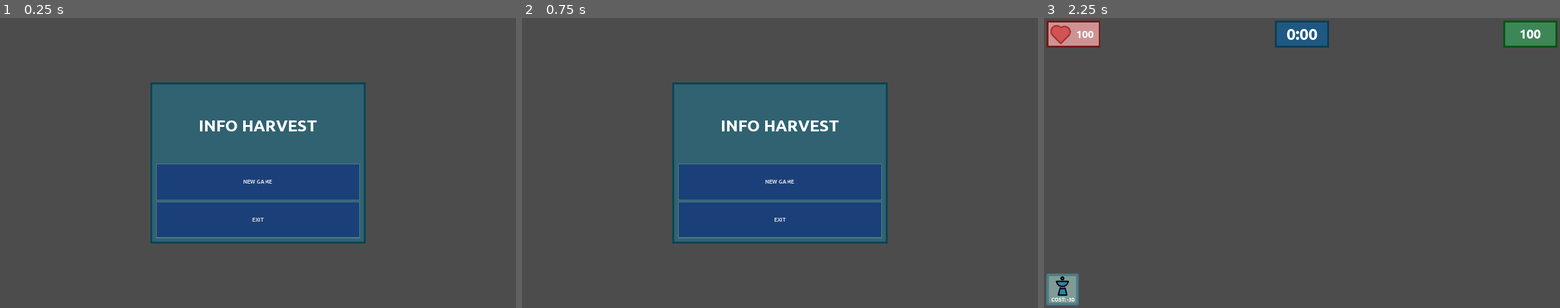
Above: before the commit, frames 1-3 (left to right).
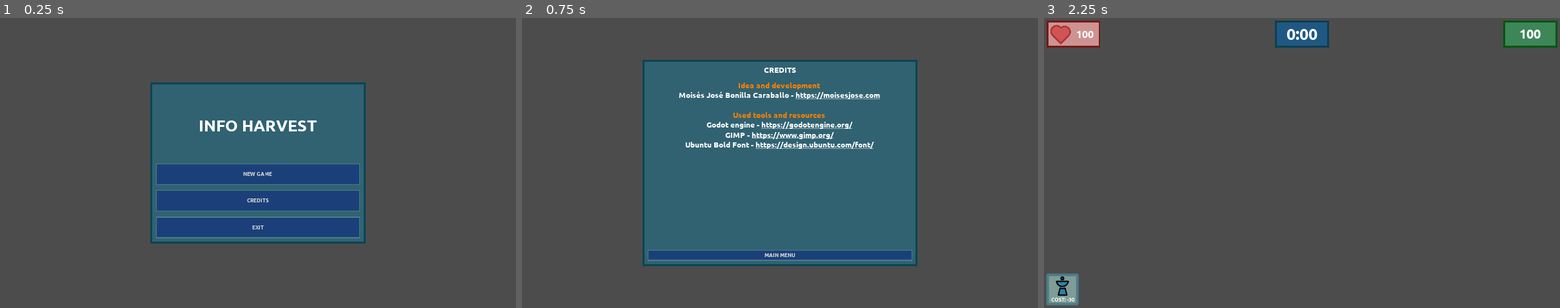
Above: after the commit, the same moments.

Repository: moisesjbc/info-harvest
Game: Godot game, scene res://menus/main_menu/main_menu.tscn
The game is run twice, just before and just after one commit, with the same random seed, the same clock (stepped at 60 frames per second) and the same inputs.
Inputs (mouse positions are in pixels of both pictures, inside the frame that each line leads up to):
- Up to frame 1 (0.25 s): no input
- Up to frame 2 (0.75 s): click (780, 200) at 0.5 s, where only the run after the commit has a clickable "CREDITS"
- Up to frame 3 (2.25 s): click (1302, 255) at 1.25 s, where only the run after the commit has a clickable "MAIN MENU"; click "NEW GAME" at 2 s

The runs differ from the first frame. In frame 1, 2.3% of the frame differs, in the area x 30-70%, y 53-73%; in frame 2, 28%, in the area x 23-77%, y 14-86%; in frame 3, nothing differs.

Commit message:
Add credits menu

Diff:
--- /dev/null
+++ b/godot-project/menus/credits_menu/credits_menu.gd
@@ -0,0 +1,9 @@
+extends Control
+
+
+func _on_credits_meta_clicked(meta):
+	OS.shell_open(meta)
+
+
+func _on_main_menu_button_pressed():
+	get_tree().change_scene("res://menus/main_menu/main_menu.tscn")
--- /dev/null
+++ b/godot-project/menus/credits_menu/credits_menu.tscn
@@ -0,0 +1,92 @@
+[gd_scene load_steps=7 format=2]
+
+[ext_resource path="res://gui/panel/panel.tscn" type="PackedScene" id=1]
+[ext_resource path="res://fonts/Ubuntu-B.ttf" type="DynamicFontData" id=2]
+[ext_resource path="res://menus/credits_menu/credits_menu.gd" type="Script" id=3]
+[ext_resource path="res://gui/button/button.tscn" type="PackedScene" id=4]
+
+[sub_resource type="DynamicFont" id=1]
+size = 30
+font_data = ExtResource( 2 )
+
+[sub_resource type="DynamicFont" id=2]
+size = 30
+font_data = ExtResource( 2 )
+
+[node name="credits_menu" type="Control"]
+anchor_right = 1.0
+anchor_bottom = 1.0
+script = ExtResource( 3 )
+
+[node name="center_container" type="CenterContainer" parent="."]
+anchor_right = 1.0
+anchor_bottom = 1.0
+
+[node name="panel" parent="center_container" instance=ExtResource( 1 )]
+margin_left = 448.0
+margin_top = 156.0
+margin_right = 1472.0
+margin_bottom = 924.0
+rect_min_size = Vector2( 1024, 768 )
+
+[node name="margin_container2" type="MarginContainer" parent="center_container/panel"]
+anchor_right = 1.0
+anchor_bottom = 1.0
+custom_constants/margin_right = 20
+custom_constants/margin_top = 20
+custom_constants/margin_left = 20
+custom_constants/margin_bottom = 20
+
+[node name="vbox_container" type="VBoxContainer" parent="center_container/panel/margin_container2"]
+margin_left = 20.0
+margin_top = 20.0
+margin_right = 1004.0
+margin_bottom = 748.0
+custom_constants/separation = 20
+
+[node name="title" type="Label" parent="center_container/panel/margin_container2/vbox_container"]
+margin_right = 984.0
+margin_bottom = 34.0
+custom_fonts/font = SubResource( 1 )
+text = "CREDITS"
+align = 1
+valign = 1
+
+[node name="scroll_container" type="ScrollContainer" parent="center_container/panel/margin_container2/vbox_container"]
+margin_top = 54.0
+margin_right = 984.0
+margin_bottom = 668.0
+size_flags_horizontal = 3
+size_flags_vertical = 3
+
+[node name="credits" type="RichTextLabel" parent="center_container/panel/margin_container2/vbox_container/scroll_container"]
+margin_right = 980.0
+margin_bottom = 600.0
+rect_min_size = Vector2( 980, 600 )
+custom_fonts/normal_font = SubResource( 2 )
+bbcode_enabled = true
+bbcode_text = "[center][color=#ff8000]Idea and development[/color]
+Moisés José Bonilla Caraballo - [url=https://moisesjose.com]https://moisesjose.com[/url]
+
+[color=#ff8000]Used tools and resources[/color]
+Godot engine - [url=https://godotengine.org/]https://godotengine.org/[/url]
+GIMP - [url=https://www.gimp.org/]https://www.gimp.org/[/url]
+Ubuntu Bold Font - [url=https://design.ubuntu.com/font/]https://design.ubuntu.com/font/[/url]
+[/center]"
+text = "Idea and development
+Moisés José Bonilla Caraballo - https://moisesjose.com
+
+Used tools and resources
+Godot engine - https://godotengine.org/
+GIMP - https://www.gimp.org/
+Ubuntu Bold Font - https://design.ubuntu.com/font/
+"
+
+[node name="main_menu_button" parent="center_container/panel/margin_container2/vbox_container" instance=ExtResource( 4 )]
+margin_top = 688.0
+margin_right = 984.0
+margin_bottom = 728.0
+text = "MAIN MENU"
+
+[connection signal="meta_clicked" from="center_container/panel/margin_container2/vbox_container/scroll_container/credits" to="." method="_on_credits_meta_clicked"]
+[connection signal="pressed" from="center_container/panel/margin_container2/vbox_container/main_menu_button" to="." method="_on_main_menu_button_pressed"]
--- a/godot-project/menus/main_menu/main_menu.gd
+++ b/godot-project/menus/main_menu/main_menu.gd
@@ -3,11 +3,16 @@
 
 func _ready():
 	$center_container/panel/margin_container2/vbox_container/buttons_container/exit_button.visible = (OS.get_name() != "HTML5")
+	get_tree().paused = false
 
 
 func _on_play_button_pressed():
 	get_tree().change_scene("res://gameplay/main/main.tscn")
 
 
+func _on_credits_menu_button_pressed():
+	get_tree().change_scene("res://menus/credits_menu/credits_menu.tscn")
+
+
 func _on_exit_button_pressed():
 	get_tree().quit()
--- a/godot-project/menus/main_menu/main_menu.tscn
+++ b/godot-project/menus/main_menu/main_menu.tscn
@@ -56,17 +56,26 @@
 margin_bottom = 560.0
 size_flags_horizontal = 3
 size_flags_vertical = 3
+custom_constants/separation = 20
 
 [node name="play_button" parent="center_container/panel/margin_container2/vbox_container/buttons_container" instance=ExtResource( 3 )]
 margin_top = 0.0
 margin_right = 760.0
-margin_bottom = 137.0
+margin_bottom = 79.0
 size_flags_horizontal = 3
 size_flags_vertical = 3
 text = "NEW GAME"
 
+[node name="credits_menu_button" parent="center_container/panel/margin_container2/vbox_container/buttons_container" instance=ExtResource( 3 )]
+margin_top = 99.0
+margin_right = 760.0
+margin_bottom = 178.0
+size_flags_horizontal = 3
+size_flags_vertical = 3
+text = "CREDITS"
+
 [node name="exit_button" parent="center_container/panel/margin_container2/vbox_container/buttons_container" instance=ExtResource( 3 )]
-margin_top = 141.0
+margin_top = 198.0
 margin_right = 760.0
 margin_bottom = 278.0
 size_flags_horizontal = 3
@@ -74,4 +83,5 @@
 text = "EXIT"
 
 [connection signal="pressed" from="center_container/panel/margin_container2/vbox_container/buttons_container/play_button" to="." method="_on_play_button_pressed"]
+[connection signal="pressed" from="center_container/panel/margin_container2/vbox_container/buttons_container/credits_menu_button" to="." method="_on_credits_menu_button_pressed"]
 [connection signal="pressed" from="center_container/panel/margin_container2/vbox_container/buttons_container/exit_button" to="." method="_on_exit_button_pressed"]
